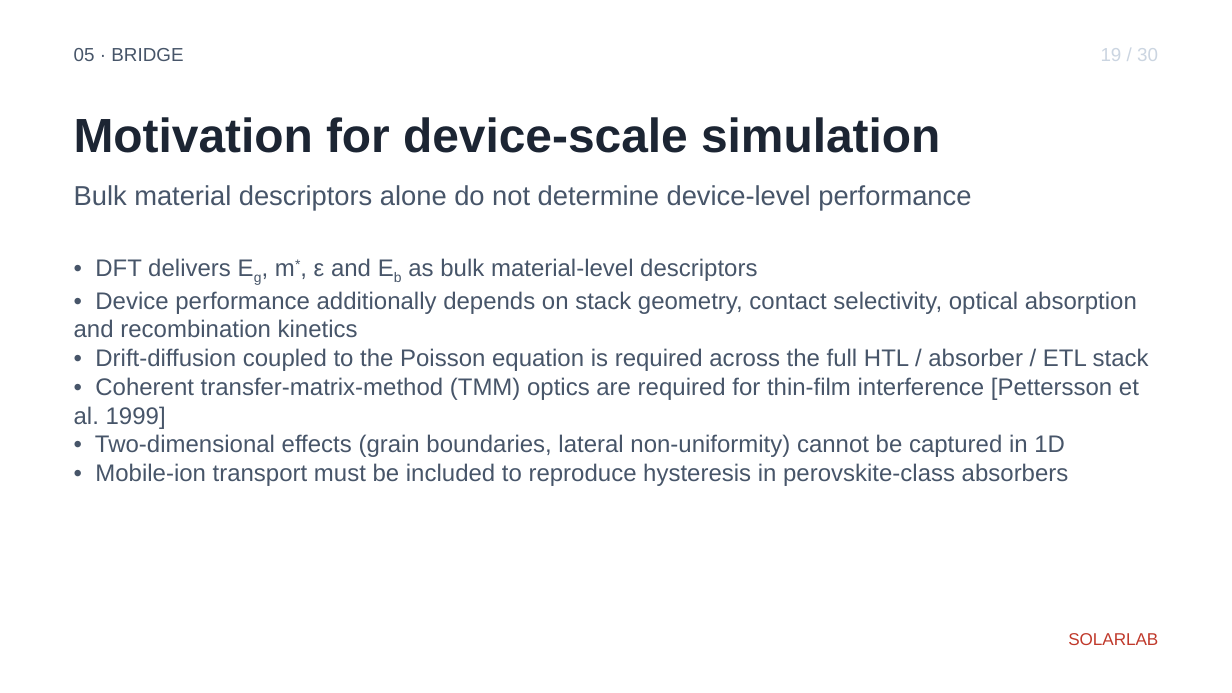
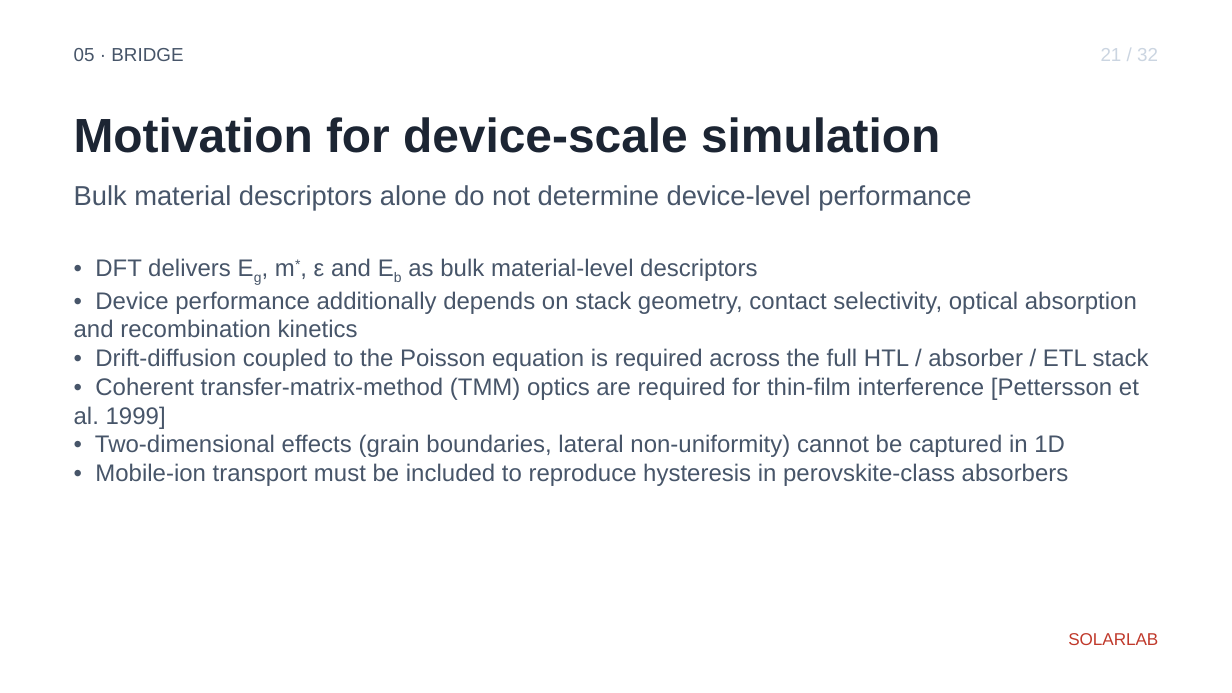
Before and after one commit to ShaneLogic/SolarLab, a slide deck: slide 26 of presentations/jmi-2026/output/jmi-2026.pptx (slide 24 before the commit). Drawn at 1232x693 pixels with LibreOffice and Linux fonts; fonts in the diff are those of the drawing. Boxes give left, top, right and bottom in pixels: in the first picture for what was removed or moved away, otherwise in the second. Text is boxed around its words. In the diff, an @@ line names an element or a change of style, - is before the commit and + after.

```diff
--- a/presentations/jmi-2026/output/jmi-2026.pptx
+++ b/presentations/jmi-2026/output/jmi-2026.pptx
@@ text at <box>1101,48,1158,61</box>: text changed @@
-19 / 30
+21 / 32
```
Also in this commit, not shown: 28 other slides changed, 2 slides added, 3 other files.
